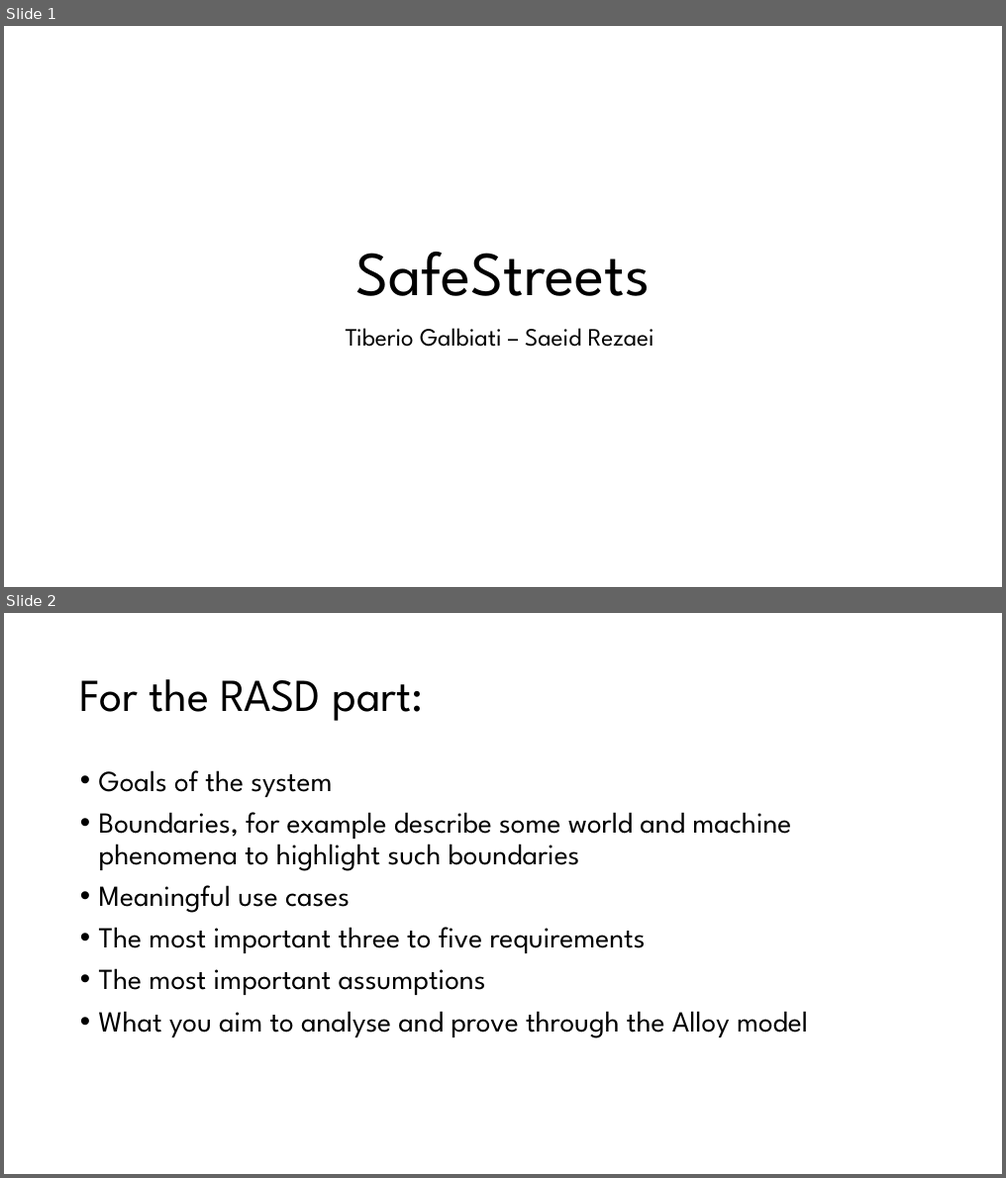
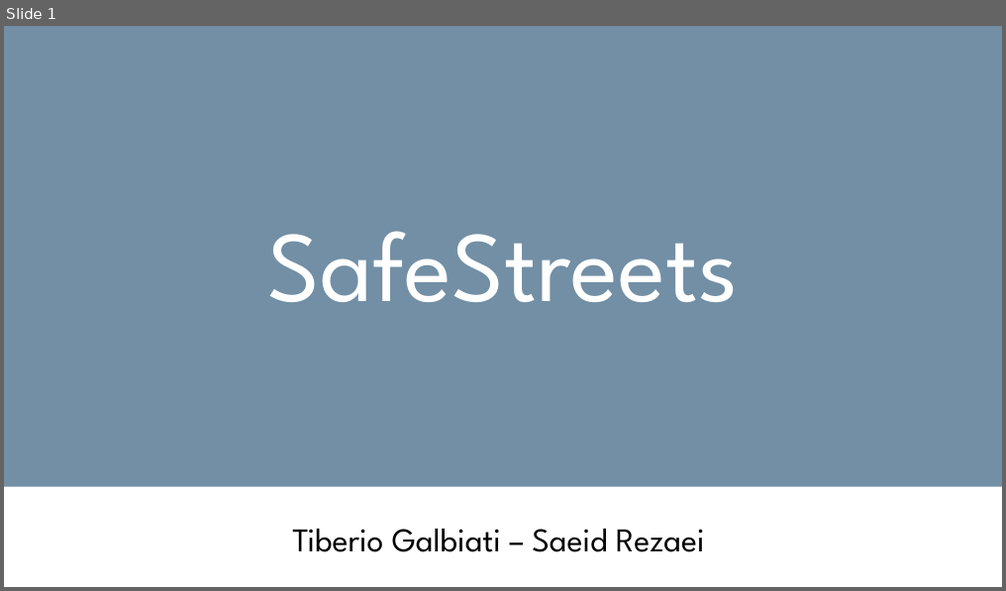
Before and after one commit to TiberioG/SoftwareEngineering2Polimi, a slide deck: Presentation1.pptx. Shown one above the other, each under a label of ours: slides 1 and 2 before the commit, slide 1 after it. The pictures are 1006x1178 and 1006x591 pixels, drawn with LibreOffice and Linux fonts; fonts in the diff are those of the drawing. Boxes give left, top, right and bottom in pixels: in the first picture for what was removed or moved away, otherwise in the second. Text is boxed around its words. In the diff, an @@ line names an element or a change of style, - is before the commit and + after.

```diff
--- a/Presentation1.pptx
+++ b/Presentation1.pptx
@@ slide 2 removed at (x1=4, y1=613, x2=1002, y2=1174), background #FFFFFF @@
@@ title removed at (x1=80, y1=679, x2=423, y2=721) @@
-For the RASD part:
@@ text removed at (x1=99, y1=770, x2=808, y2=1039) @@
-• Goals of the system
-• Boundaries, for example describe some world and machine phenomena to highlight such boundaries
-• Meaningful use cases
-• The most important three to five requirements
-• The most important assumptions
-• What you aim to analyse and prove through the Alloy model
@@ slide 1 changed as well @@
@@ rectangle added at (x1=4, y1=26, x2=1002, y2=487), fill #728FA5 @@
@@ title "SafeStreets" moved from (x1=356, y1=252, x2=650, y2=296) to (x1=268, y1=231, x2=739, y2=302) @@
@@ title "SafeStreets" at (x1=268, y1=231, x2=739, y2=302): size 60 to 96 pt, text colour #000000 to #FFFFFF @@
@@ subtitle "Tiberio Galbiati – Saeid Rezaei" moved from (x1=346, y1=328, x2=654, y2=347) to (x1=292, y1=529, x2=705, y2=553) @@
@@ subtitle "Tiberio Galbiati – Saeid Rezaei" at (x1=292, y1=529, x2=705, y2=553): size 24 to 32 pt @@
```
Also in this commit, not shown: 4 other slides changed, 9 slides added, 8 other slides removed, 2 other files.
